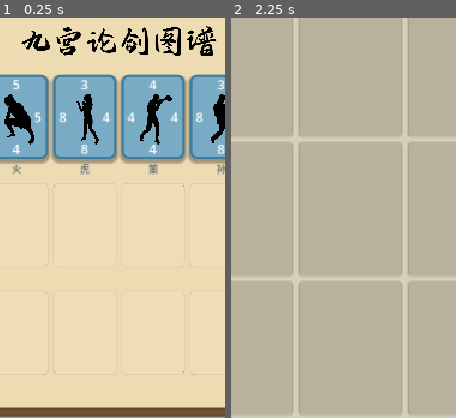
Above: before the commit, frames 1-2 (left to right).
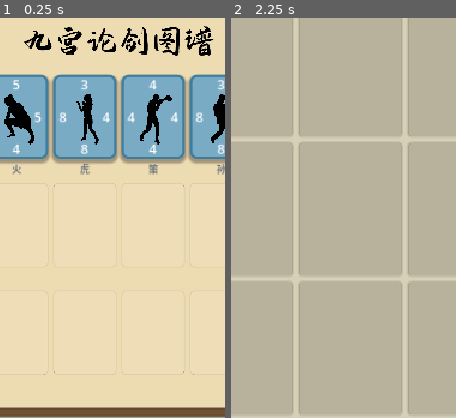
Above: after the commit, the same moments.

Repository: YLMstring/WuXiaCard
Game: Godot game, scene res://main.tscn
Same seed, same stepped clock (60 frames per second), same inputs: the game is played once before the commit and once after it.
Inputs (mouse positions are % of the whole screen's width and height, from its top left):
- Up to frame 1 (0.25 s): no input
- Up to frame 2 (2.25 s): click (8, 51) at 0.5 s; click (8, 51) at 1.25 s; click (92, 51) at 2 s
The pictures show only the part of the screen within x 24-74%, y 28-78%; the shares and areas given below are measured in that part.

The runs differ from the first frame. In frame 1, 1.5% of the frame differs, in the area x 9-97%, y 2-10%; in frame 2, nothing differs.

Commit message:
Update deck_library_grid.tscn

Diff:
--- a/scenes/deck_library_grid.tscn
+++ b/scenes/deck_library_grid.tscn
@@ -65,8 +65,8 @@
 anchors_preset = 15
 anchor_right = 1.0
 anchor_bottom = 1.0
-offset_top = -1.5
-offset_bottom = 1.5
+offset_top = -1.0
+offset_bottom = 1.0
 grow_horizontal = 2
 grow_vertical = 2
 mouse_filter = 2
